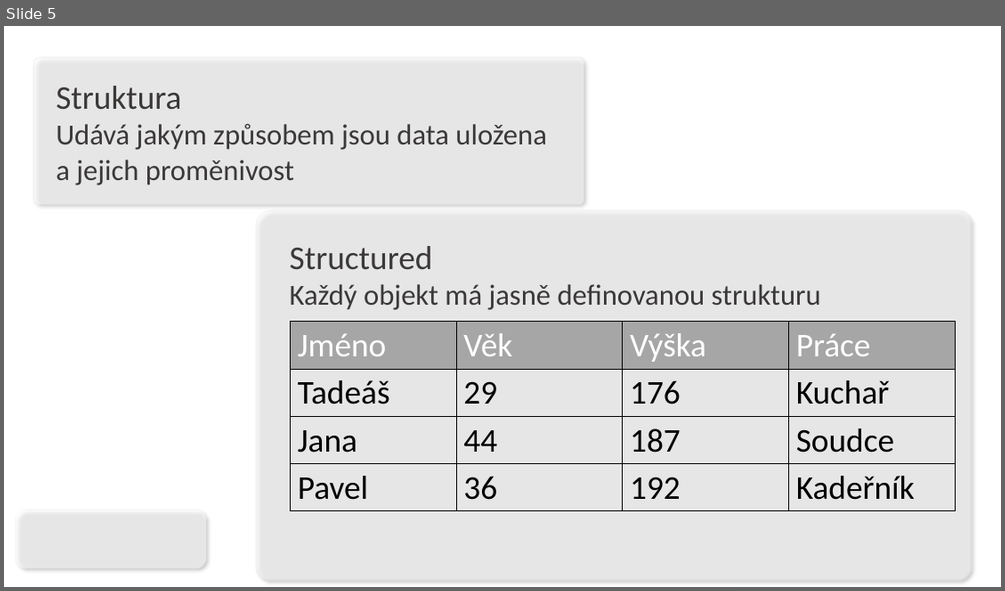
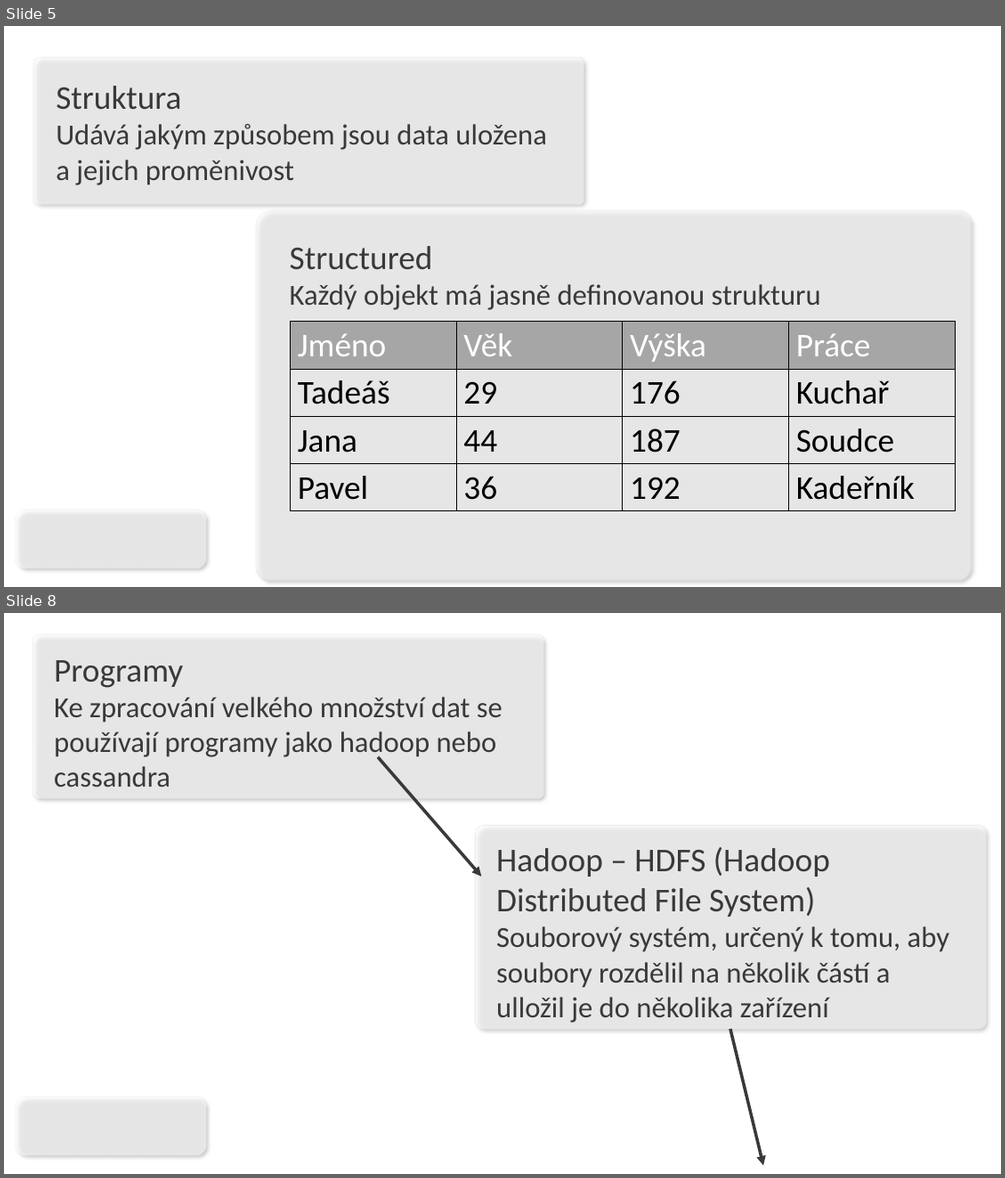
Before and after one commit to CZmatyasZERO/Big-data-prezentace, a slide deck: klimes.pptx. Shown one above the other, each under a label of ours: slide 5 before the commit, slides 5 and 8 after it; the slides between them are not shown. The pictures are 1005x591 and 1005x1178 pixels, drawn with LibreOffice and Linux fonts; fonts in the diff are those of the drawing; background and template pictures are left out. Boxes give left, top, right and bottom in pixels: in the first picture for what was removed or moved away, otherwise in the second. Text is boxed around its words. In the diff, an @@ line names an element or a change of style, - is before the commit and + after.

Commit message:
Hadoop

```diff
--- a/klimes.pptx
+++ b/klimes.pptx
@@ slide 8 added at bbox=[4, 613, 1001, 1174], background picture (left out); not listed: 1 template element that a slide beside it also shows @@
@@ rounded rectangle added at bbox=[33, 634, 543, 798], fill #FFFFFF at 60% opacity, outline #EAEAEA 1 pt @@
@@ text added at bbox=[54, 660, 502, 787], 28 pt, text #3B3838 @@
+Programy
+Ke zpracování velkého množství dat se používají programy jako hadoop nebo cassandra
@@ arrow added from (378, 757) to (482, 876), #3B3838 3 pt @@
@@ rounded rectangle added at bbox=[475, 825, 985, 1029], fill #FFFFFF at 60% opacity, outline #EAEAEA 1 pt @@
@@ text added at bbox=[496, 847, 949, 1022], 28 pt, text #3B3838 @@
+Hadoop – HDFS (Hadoop Distributed File System)
+Souborový systém, určený k tomu, aby soubory rozdělil na několik částí a ulložil je do několika zařízení
@@ arrow added from (730, 1029) to (764, 1166), #3B3838 3 pt @@
```
Also in this commit, not shown: 2 slides changed, 1 other slide added, 2 slides removed, 1 other file.
